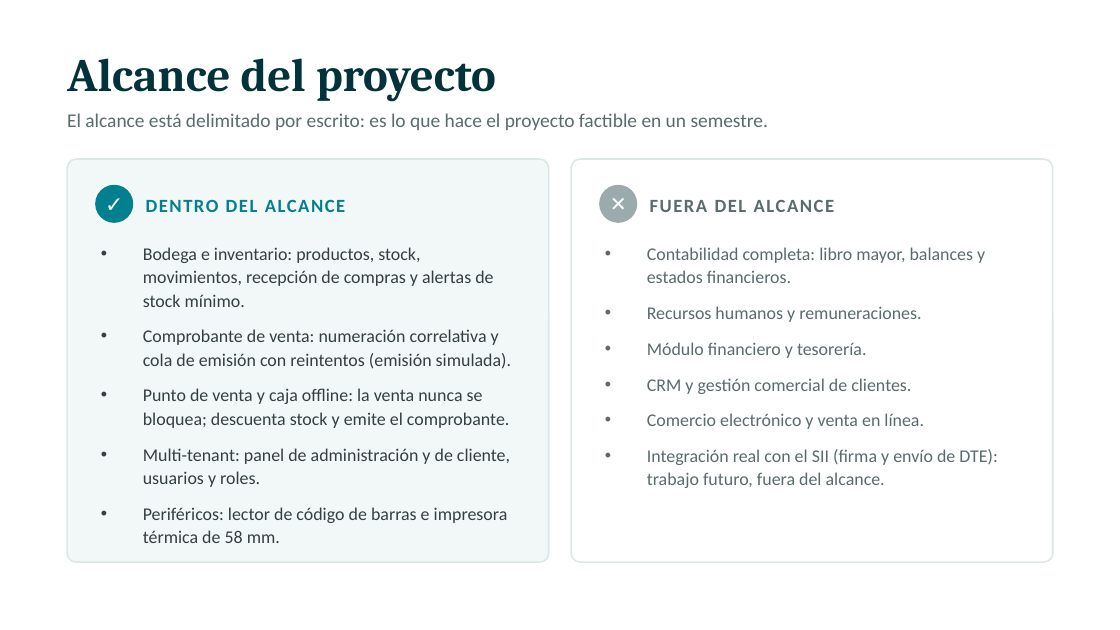
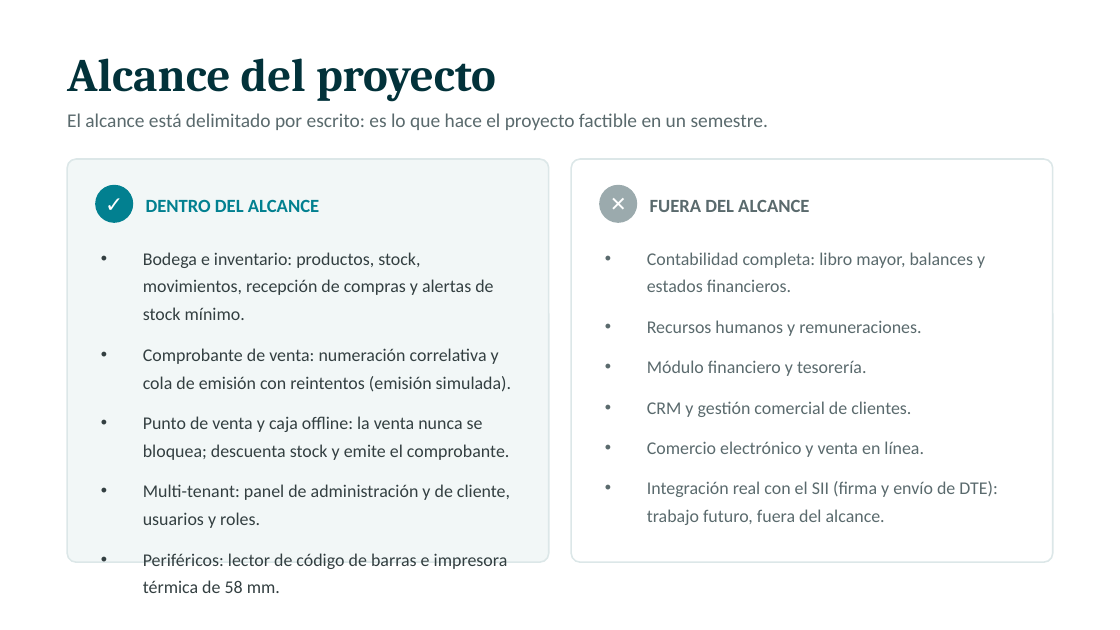
Before and after one commit to Chazito/Walkan, a slide deck: slide 3 of Fase 1/Evidencias Grupales/Proyecto_APT_Presentacion.pptx. Drawn at 1120x630 pixels with LibreOffice and Linux fonts; fonts in the diff are those of the drawing. Boxes give left, top, right and bottom in pixels: in the first picture for what was removed or moved away, otherwise in the second. Text is boxed around its words. In the diff, an @@ line names an element or a change of style, - is before the commit and + after.

```diff
--- a/Fase 1/Evidencias Grupales/Proyecto_APT_Presentacion.pptx
+++ b/Fase 1/Evidencias Grupales/Proyecto_APT_Presentacion.pptx
@@ text "DENTRO DEL ALCANCE" at (x1=146, y1=199, x2=319, y2=212): letter spacing 1 to 0 pt @@
@@ text "FUERA DEL ALCANCE" at (x1=650, y1=200, x2=809, y2=212): letter spacing 1 to 0 pt @@
@@ text "Bodega e inventario: productos, stock, ..." at (x1=143, y1=252, x2=511, y2=593): line spacing 15pt to 1.3; less space between paragraphs; more space between paragraphs @@
@@ text "Contabilidad completa: libro mayor, balances ..." at (x1=647, y1=252, x2=998, y2=525): line spacing 15pt to 1.3; less space between paragraphs; more space between paragraphs @@
```
Also in this commit, not shown: 3 other slides changed, 2 slides added.
